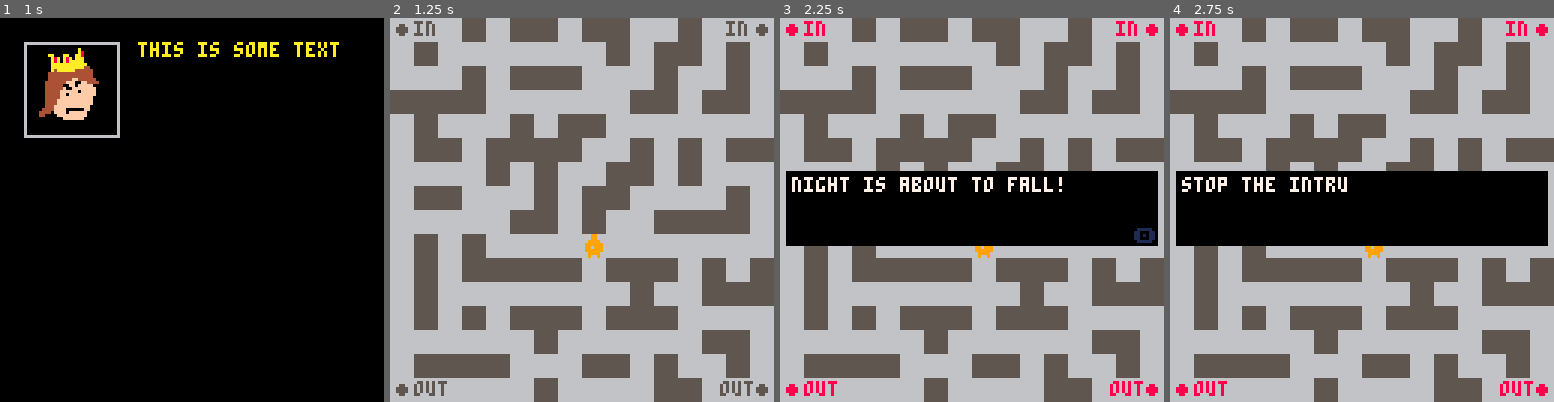
Above: before the commit, frames 1-4 (left to right).
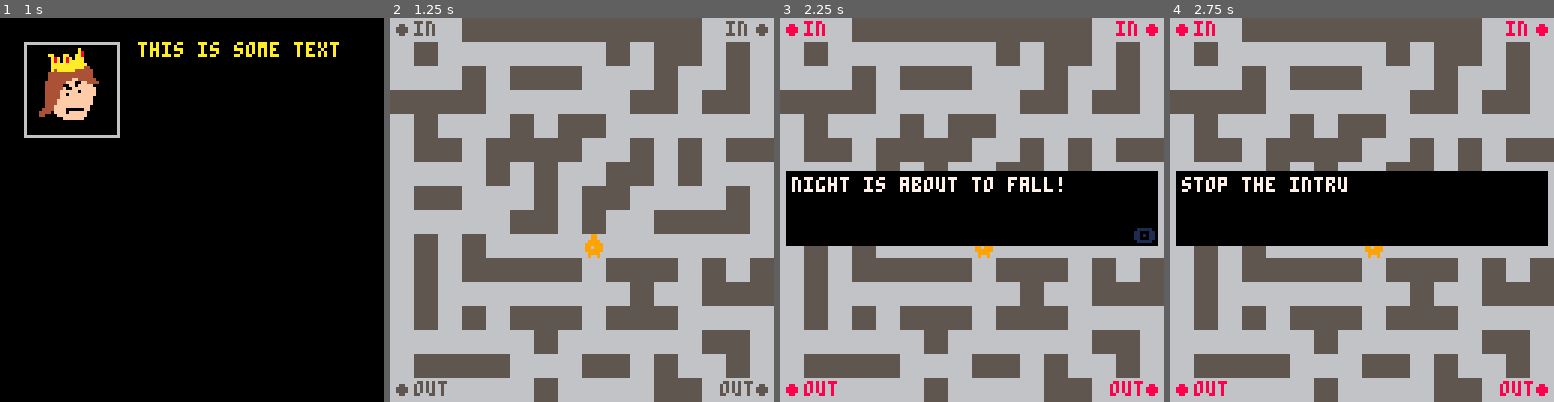
Above: after the commit, the same moments.

Repository: trashtiergames/gmtk-jam-2023
Game: PICO-8 cartridge gmtk-jam-2023.p8
The game is run twice, just before and just after one commit, with the same random seed, the same clock (stepped at 60 frames per second) and the same inputs.
Inputs:
- Up to frame 1 (1 s): tap X (X key) at 0.33 s; tap O (Z key) at 0.7 s
- Up to frame 2 (1.25 s): tap X (X key) at 1.07 s
- Up to frame 3 (2.25 s): hold Right 1.6-2.1 s; tap O (Z key) at 1.7, 2.1 s; tap X (X key) at 1.85 s; hold Up from 2.15 s (still down)
- Up to frame 4 (2.75 s): release Up at 2.42 s; hold Right from 2.47 s (still down); tap O (Z key) at 2.5 s

Frame 1 is identical in both runs. In frame 2, 1.6% of the frame differs, in the area x 25-75%, y 0-7%; in frame 3, 1.6%; in frame 4, 1.6%.

Commit message:
Add a message box

Diff:
--- a/gmtk-jam-2023.p8
+++ b/gmtk-jam-2023.p8
@@ -264,7 +264,7 @@
 0000010101010101000000000000000000000101010100010000000000000000000100000001010100000000000000000000000000000000000000000000000000000000000000000000000000000000000000000000000000000000000000000000000000000000000000000000000000000000000000000000000000000000
 0000000000000000000000000000000000000000000000000000000000000000000000000000000000000000000000000000000000000000000000000000000000000000000000000000000000000000000000000000000000000000000000000000000000000000000000000000000000000000000000000000000000000000
 __map__
-0101012101212101212101012101010100000000000000000000000000000000000000000000000000000000000000000000000000000000000000000000000000000000000000000000000000000000000000000000000000000000000000000000000000000000000000000000000000000000000000000000000000000000
+0101012121212121212121212101010100000000000000000000000000000000000000000000000000000000000000000000000000000000000000000000000000000000000000000000000000000000000000000000000000000000000000000000000000000000000000000000000000000000000000000000000000000000
 0121010101010101012101212101210100000000000000000000000000000000000000000000000000000000000000000000000000000000000000000000000000000000000000000000000000000000000000000000000000000000000000000000000000000000000000000000000000000000000000000000000000000000
 0101012101212121010101210101210100000000000000000000000000000000000000000000000000000000000000000000000000000000000000000000000000000000000000000000000000000000000000000000000000000000000000000000000000000000000000000000000000000000000000000000000000000000
 2121212101010101010121210121210100000000000000000000000000000000000000000000000000000000000000000000000000000000000000000000000000000000000000000000000000000000000000000000000000000000000000000000000000000000000000000000000000000000000000000000000000000000
--- a/src/main.lua
+++ b/src/main.lua
@@ -1,6 +1,5 @@
 function _init()
   wall = 0
-  debug = "nothing to debug"
   textbox_y_offset = 50
   palette_swap_table = {
     [1] = 5,
@@ -15,6 +14,7 @@
   dtb_init()
   state_machine = state_machine()
   music(0, 100)
+
 end
 
 function _update60()
@@ -80,9 +80,9 @@
 function check_for_sneaky()
   if collides(sneaky, player.light) then
     if sneaky.state == "sneaking" then
-      debug = "collision detected"
       sneaky.state = "discovered"
       sfx(6)
+      msg_box = "found a sneaky"
       points += 1
     end
   end
--- a/src/states/play_state.lua
+++ b/src/states/play_state.lua
@@ -4,6 +4,9 @@
   points = 0
   player = player()
   sneaky = sneaky(0, 0, path_a)
+  msg_box = "points: " .. points
+  self.msg_timer = 0
+  self.msg_timer_max = 3
 end
 
 function play_state:update()
@@ -11,6 +14,15 @@
   player:update()
   update_light(player.direction)
   check_for_sneaky()
+
+  if msg_box[1] != "p" then
+    self.msg_timer += 1/60
+    if self.msg_timer > self.msg_timer_max then
+      self.msg_timer = 0
+      msg_box = "points: " .. points
+    end
+  end
+
   if (btnp(5)) state_machine.current_state = state_machine.states.game_over_state
 end
 
@@ -32,6 +44,5 @@
 
   clip()
   sneaky:draw()
-  print(debug, 0, 100)
-  print("points: " .. points)
+  print(msg_box, 26, 1)
 end
